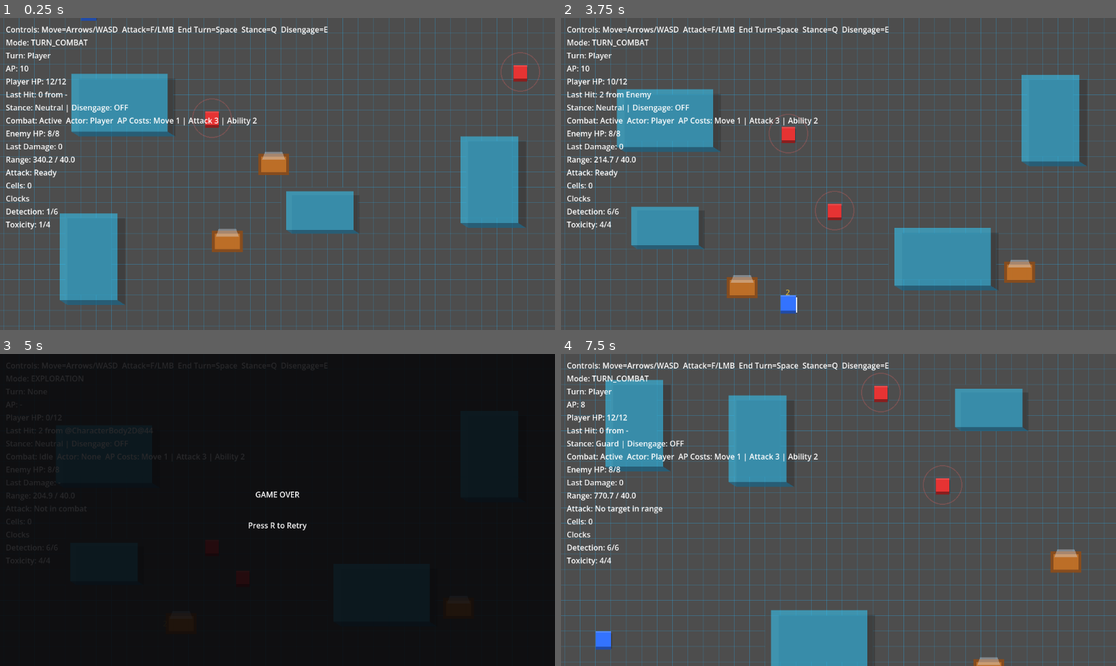
Above: before the commit, frames 1-4 (two rows, left to right).
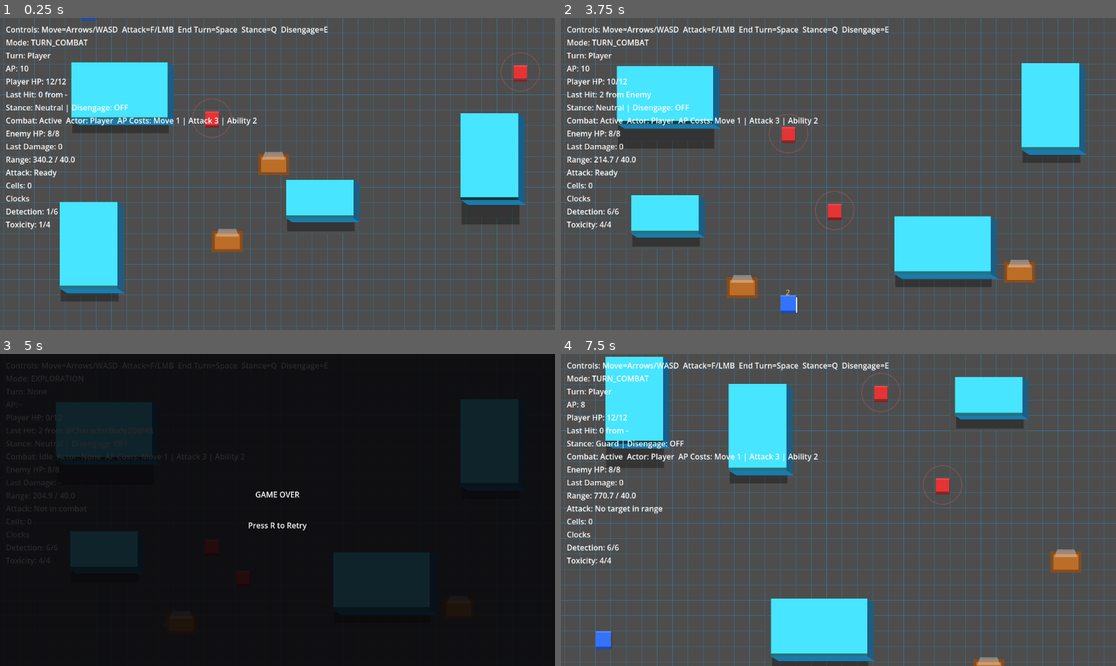
Above: after the commit, the same moments.

Repository: whelanworkmaster/cogs-and-catalysts
Game: Godot game, scene res://scenes/main.tscn
Two runs of this game, one before a commit and one after it. Both use one fixed random seed, a clock stepped at 60 frames per second and the inputs below.
Inputs (mouse positions are in pixels of both pictures, inside the frame that each line leads up to):
- Up to frame 1 (0.25 s): no input
- Up to frame 2 (3.75 s): tap Enter (ui_accept) at 0.5, 0.77, 1.52, 3.02 s; move the mouse to (960, 158) at 0.52 s; hold Right (ui_right) 0.53-1.28 s; tap F (attack) at 0.6, 1.35, 2.3, 3.05 s; click (960, 158) at 0.67 s; move the mouse to (727, 189) at 1.27 s; hold Down (ui_down) 1.28-2.03 s; move the mouse to (894, 105) at 2.02 s; hold Right (ui_right) 2.03-2.78 s; tap E (disengage) at 2.1 s; move the mouse to (810, 236) at 2.77 s; hold Up (ui_up) 2.78-3.53 s; tap Q (stance_cycle) at 2.85 s; click (810, 236) at 2.92 s; tap R at 3.5 s; move the mouse to (1005, 220) at 3.52 s; hold Left (ui_left) from 3.53 s (still down); tap Space at 3.6 s
- Up to frame 3 (5 s): keep holding Left (ui_left); tap Enter (ui_accept) at 3.77, 4.52 s; tap F (attack) at 3.8, 4.55 s; move the mouse to (111, 463) at 4.27 s; tap R at 4.35 s
- Up to frame 4 (7.5 s): tap R at 5, 7.25 s; move the mouse to (866, 510) at 5.02 s; release Left (ui_left) at 5.03 s; hold Down (ui_down) 5.03-5.78 s; tap F (attack) at 5.1, 5.85, 6.8 s; click (866, 510) at 5.17 s; move the mouse to (755, 432) at 5.77 s; hold Right (ui_right) 5.78-6.53 s; tap Enter (ui_accept) at 6.02, 6.77 s; move the mouse to (960, 494) at 6.52 s; hold Up (ui_up) 6.53-7.28 s; tap E (disengage) at 6.6 s; move the mouse to (727, 525) at 7.27 s; hold Right (ui_right) from 7.28 s (still down); tap Q (stance_cycle) at 7.35 s; click (727, 525) at 7.42 s

The runs differ from the first frame. In frame 1, 14% of the frame differs, in the area x 10-95%, y 0-92%; in frame 2, 15%, in the area x 10-95%, y 14-88%; in frame 3, 2.3%; in frame 4, 14%.

Commit message:
Add partial 2.5D elevation cues

Diff:
--- a/scenes/enemy.tscn
+++ b/scenes/enemy.tscn
@@ -1,10 +1,13 @@
-[gd_scene load_steps=4 format=3 uid="uid://c6d45ey1whev"]
+[gd_scene load_steps=5 format=3 uid="uid://c6d45ey1whev"]
 
 [ext_resource type="Script" path="res://scripts/actors/enemy.gd" id="1_1q8s0"]
 [ext_resource type="Script" path="res://scripts/ai/enemy_ai.gd" id="2_0g3w7"]
 
 [sub_resource type="RectangleShape2D" id="RectangleShape2D_9g8r1"]
 size = Vector2(28, 28)
+
+[sub_resource type="RectangleShape2D" id="RectangleShape2D_elev_detector"]
+size = Vector2(22, 22)
 
 [sub_resource type="CircleShape2D" id="CircleShape2D_attack"]
 radius = 40.0
@@ -16,6 +19,11 @@
 
 [node name="CollisionShape2D" type="CollisionShape2D" parent="."]
 shape = SubResource("RectangleShape2D_9g8r1")
+
+[node name="ElevationDetector" type="Area2D" parent="."]
+
+[node name="CollisionShape2D" type="CollisionShape2D" parent="ElevationDetector"]
+shape = SubResource("RectangleShape2D_elev_detector")
 
 [node name="AI" type="Node" parent="."]
 script = ExtResource("2_0g3w7")
--- a/scripts/actors/enemy.gd
+++ b/scripts/actors/enemy.gd
@@ -3,6 +3,7 @@
 class_name Enemy
 
 const DamagePopup = preload("res://scripts/ui/damage_popup.gd")
+const ElevationArea = preload("res://scripts/world/elevation_area.gd")
 const EnemyThreatVisual = preload("res://scripts/ui/enemy_threat_visual.gd")
 
 const MutagenicCell = preload("res://scripts/world/mutagenic_cell.gd")
@@ -14,10 +15,15 @@
 @export var attack_damage: int = 2
 @export var ranged_attack_range: float = 240.0
 @export var ranged_attack_damage: int = 2
+@export var elevation_sort_bias: int = 200
 var current_ap: int = 0
 var current_hp: int = 0
+var current_elevation: int = 0
+var current_elevation_height: float = 0.0
 @onready var ai = $AI
 @onready var attack_area: Area2D = $AttackArea
+@onready var elevation_detector: Area2D = $ElevationDetector
+var _visual_root: Node2D
 @onready var nav_agent: NavigationAgent2D = $NavigationAgent2D
 var _hit_tween: Tween
 
@@ -26,14 +32,22 @@
 	current_ap = max_ap
 	add_to_group("enemy")
 	_configure_attack_area()
+	elevation_detector.area_entered.connect(_on_elevation_area_entered)
+	elevation_detector.area_exited.connect(_on_elevation_area_exited)
 	_create_enemy_sprite()
+	_apply_elevation_visuals()
+	_update_depth_sort()
 	_create_threat_visual()
 	if CombatManager:
 		CombatManager.turn_started.connect(_on_turn_started)
 
+func _physics_process(_delta: float) -> void:
+	_update_depth_sort()
+
 func _create_enemy_sprite() -> void:
 	var sprite := $Sprite2D
 	_build_depth_block(sprite, Vector2(28, 28), Color(0.9, 0.2, 0.2), 6.0)
+	_apply_ground_shadow(sprite, Vector2(22, 12))
 
 func _build_depth_block(sprite: Node, size: Vector2, base_color: Color, depth: float) -> void:
 	if not sprite:
@@ -47,26 +61,56 @@
 	shadow.z_index = -3
 	sprite.add_child(shadow)
 
+	var visual_root := Node2D.new()
+	visual_root.name = "VisualRoot"
+	sprite.add_child(visual_root)
+	_visual_root = visual_root
+
 	var side := ColorRect.new()
 	side.size = Vector2(size.x, depth)
 	side.color = base_color.darkened(0.4)
 	side.position = Vector2(-size.x * 0.5, size.y * 0.5)
 	side.z_index = -1
-	sprite.add_child(side)
+	visual_root.add_child(side)
 
 	var top := ColorRect.new()
 	top.size = size
 	top.color = base_color
 	top.position = Vector2(-size.x * 0.5, -size.y * 0.5)
 	top.z_index = 0
-	sprite.add_child(top)
+	visual_root.add_child(top)
 
 	var highlight := ColorRect.new()
 	highlight.size = Vector2(size.x, 3.0)
 	highlight.color = Color(1.0, 1.0, 1.0, 0.12)
 	highlight.position = top.position
 	highlight.z_index = 1
-	sprite.add_child(highlight)
+	visual_root.add_child(highlight)
+
+func _apply_ground_shadow(sprite: Node, size: Vector2) -> void:
+	if not sprite:
+		return
+	var shadow := ColorRect.new()
+	shadow.name = "GroundShadow"
+	shadow.size = size
+	shadow.color = Color(0.0, 0.0, 0.0, 0.4)
+	shadow.position = Vector2(-size.x * 0.5, size.y * 0.5 - 4.0)
+	shadow.z_index = -4
+	sprite.add_child(shadow)
+
+func _on_elevation_area_entered(area: Area2D) -> void:
+	if area is ElevationArea:
+		current_elevation = area.elevation_level
+		current_elevation_height = area.elevation_height
+		_apply_elevation_visuals()
+		_update_depth_sort()
+
+func _on_elevation_area_exited(area: Area2D) -> void:
+	if area is ElevationArea and area.elevation_level == current_elevation:
+		current_elevation = 0
+		current_elevation_height = 0.0
+		_apply_elevation_visuals()
+		_update_depth_sort()
 
 func move_towards(target_position: Vector2, distance: float = 0.0) -> void:
 	var step := distance if distance > 0.0 else move_step
@@ -97,6 +141,8 @@
 func can_attack_ranged(target: Node) -> bool:
 	if not target:
 		return false
+	if target.has_method("get_elevation_level") and target.get_elevation_level() != current_elevation:
+		return false
 	if global_position.distance_to(target.global_position) > ranged_attack_range:
 		return false
 	return _has_clear_shot(target)
@@ -162,6 +208,9 @@
 func get_max_hp() -> int:
 	return max_hp
 
+func get_elevation_level() -> int:
+	return current_elevation
+
 func get_attack_contact_distance() -> float:
 	return attack_contact_distance
 
@@ -175,6 +224,8 @@
 	var targets: Array = []
 	for body in bodies:
 		if body != null and body.is_in_group("player"):
+			if body.has_method("get_elevation_level") and body.get_elevation_level() != current_elevation:
+				continue
 			targets.append(body)
 	return targets
 
@@ -214,6 +265,17 @@
 	var tween := create_tween()
 	tween.tween_property(sprite, "scale", Vector2(0.1, 0.1), 0.2)
 	tween.parallel().tween_property(sprite, "modulate:a", 0.0, 0.2)
+
+func _apply_elevation_visuals() -> void:
+	if _visual_root:
+		_visual_root.position = Vector2(0.0, -current_elevation_height)
+	else:
+		var sprite := $Sprite2D if has_node("Sprite2D") else null
+		if sprite:
+			sprite.position = Vector2(0.0, -current_elevation_height)
+
+func _update_depth_sort() -> void:
+	z_index = int(global_position.y) + current_elevation * elevation_sort_bias
 
 func _configure_attack_area() -> void:
 	if not attack_area:
@@ -246,7 +308,7 @@
 	var popup := DamagePopup.new()
 	popup.amount = amount
 	popup.color = color
-	popup.global_position = global_position + Vector2(0, -20)
+	popup.global_position = global_position + Vector2(0, -20 - current_elevation_height)
 	scene.add_child(popup)
 
 func _create_threat_visual() -> void:
--- a/scripts/player.gd
+++ b/scripts/player.gd
@@ -9,6 +9,7 @@
 # Movement variables
 @export var speed: float = 750.0
 @export var isometric_factor: float = 0.577  # tan(30°) for isometric projection
+@export var elevation_sort_bias: int = 200
 
 # Action Points system
 var current_ap: int = 10
@@ -39,8 +40,10 @@
 
 # Elevation tracking
 var current_elevation: int = 0
+var current_elevation_height: float = 0.0
 @onready var elevation_detector: Area2D = $ElevationDetector
 @onready var attack_area: Area2D = $AttackArea
+var _visual_root: Node2D
 
 # Movement vectors for 8-way isometric movement
 var movement_vectors = {
@@ -68,6 +71,8 @@
 		CombatManager.combat_ended.connect(_on_combat_ended)
 	# Create a basic visual representation
 	create_player_sprite()
+	_apply_elevation_visuals()
+	_update_depth_sort()
 
 func _physics_process(delta):
 	if _is_dead:
@@ -80,6 +85,7 @@
 		combat_move_cooldown_timer = max(0.0, combat_move_cooldown_timer - delta)
 	handle_movement()
 	handle_attack_input()
+	_update_depth_sort()
 
 func handle_turn_input():
 	if not CombatManager:
@@ -238,6 +244,8 @@
 	var best_distance := INF
 	for body in bodies:
 		if body == null or not body.is_in_group("enemy"):
+			continue
+		if body.has_method("get_elevation_level") and body.get_elevation_level() != current_elevation:
 			continue
 		var distance := global_position.distance_to(body.global_position)
 		if distance < best_distance:
@@ -332,6 +340,9 @@
 func get_current_hp() -> int:
 	return current_hp
 
+func get_elevation_level() -> int:
+	return current_elevation
+
 func get_max_hp() -> int:
 	return max_hp
 
@@ -368,6 +379,7 @@
 	"""Creates a faux-3D block so the player has depth."""
 	var sprite := $Sprite2D
 	_build_depth_block(sprite, Vector2(32, 32), Color(0.2, 0.45, 1.0), 6.0)
+	_apply_ground_shadow(sprite, Vector2(26, 14))
 
 func _build_depth_block(sprite: Node, size: Vector2, base_color: Color, depth: float) -> void:
 	if not sprite:
@@ -381,35 +393,57 @@
 	shadow.z_index = -3
 	sprite.add_child(shadow)
 
+	var visual_root := Node2D.new()
+	visual_root.name = "VisualRoot"
+	sprite.add_child(visual_root)
+	_visual_root = visual_root
+
 	var side := ColorRect.new()
 	side.size = Vector2(size.x, depth)
 	side.color = base_color.darkened(0.35)
 	side.position = Vector2(-size.x * 0.5, size.y * 0.5)
 	side.z_index = -1
-	sprite.add_child(side)
+	visual_root.add_child(side)
 
 	var top := ColorRect.new()
 	top.size = size
 	top.color = base_color
 	top.position = Vector2(-size.x * 0.5, -size.y * 0.5)
 	top.z_index = 0
-	sprite.add_child(top)
+	visual_root.add_child(top)
 
 	var highlight := ColorRect.new()
 	highlight.size = Vector2(size.x, 3.0)
 	highlight.color = Color(1.0, 1.0, 1.0, 0.15)
 	highlight.position = top.position
 	highlight.z_index = 1
-	sprite.add_child(highlight)
+	visual_root.add_child(highlight)
+
+func _apply_ground_shadow(sprite: Node, size: Vector2) -> void:
+	if not sprite:
+		return
+	var shadow := ColorRect.new()
+	shadow.name = "GroundShadow"
+	shadow.size = size
+	shadow.color = Color(0.0, 0.0, 0.0, 0.35)
+	shadow.position = Vector2(-size.x * 0.5, size.y * 0.5 - 4.0)
+	shadow.z_index = -4
+	sprite.add_child(shadow)
 
 func _on_elevation_area_entered(area: Area2D):
 	if area is ElevationArea:
 		current_elevation = area.elevation_level
+		current_elevation_height = area.elevation_height
+		_apply_elevation_visuals()
+		_update_depth_sort()
 		print("Entered elevation ", current_elevation)
 
 func _on_elevation_area_exited(area: Area2D):
 	if area is ElevationArea and area.elevation_level == current_elevation:
 		current_elevation = 0
+		current_elevation_height = 0.0
+		_apply_elevation_visuals()
+		_update_depth_sort()
 		print("Exited elevation; now ", current_elevation)
 
 func _configure_attack_area() -> void:
@@ -429,6 +463,17 @@
 	if current_stance == Stance.GUARD:
 		return 1
 	return 0
+
+func _apply_elevation_visuals() -> void:
+	if _visual_root:
+		_visual_root.position = Vector2(0.0, -current_elevation_height)
+	else:
+		var sprite := $Sprite2D if has_node("Sprite2D") else null
+		if sprite:
+			sprite.position = Vector2(0.0, -current_elevation_height)
+
+func _update_depth_sort() -> void:
+	z_index = int(global_position.y) + current_elevation * elevation_sort_bias
 
 func handle_stance_input() -> void:
 	if not CombatManager or not CombatManager.active_combat:
@@ -512,5 +557,5 @@
 	var popup := DamagePopup.new()
 	popup.amount = amount
 	popup.color = color
-	popup.global_position = global_position + Vector2(0, -20)
+	popup.global_position = global_position + Vector2(0, -20 - current_elevation_height)
 	scene.add_child(popup)
--- a/scripts/world/elevation_area.gd
+++ b/scripts/world/elevation_area.gd
@@ -3,3 +3,101 @@
 class_name ElevationArea
 
 @export var elevation_level: int = 0
+@export var elevation_height: float = 24.0
+@export var shadow_offset: Vector2 = Vector2(6.0, 8.0)
+@export var shadow_alpha: float = 0.32
+@export var shadow_scale: Vector2 = Vector2.ONE
+@export var underhang_alpha: float = 0.5
+@export var top_tint: Color = Color(0.28, 0.9, 1.0, 1.0)
+@export var side_tint: Color = Color(0.1, 0.5, 0.7, 0.95)
+@export var right_face_tint: Color = Color(0.08, 0.38, 0.55, 0.85)
+@export var right_face_offset_scale: Vector2 = Vector2(0.55, 0.35)
+
+func _ready() -> void:
+	_apply_depth_styling()
+
+func _apply_depth_styling() -> void:
+	if elevation_height == 0.0:
+		return
+	var zone_visual := get_node_or_null("ZoneVisual")
+	if zone_visual and zone_visual is Node2D:
+		zone_visual.position.y -= elevation_height
+		if zone_visual is Polygon2D:
+			(zone_visual as Polygon2D).color = top_tint
+	var zone_side := get_node_or_null("ZoneSide")
+	if zone_side and zone_side is Node2D:
+		zone_side.position.y -= elevation_height
+		if zone_side is Polygon2D:
+			(zone_side as Polygon2D).color = side_tint
+	var zone_shadow := get_node_or_null("ZoneShadow")
+	if zone_shadow and zone_shadow is Node2D:
+		zone_shadow.z_index = -10
+		zone_shadow.position = Vector2.ZERO
+		if zone_shadow is Polygon2D and zone_visual and zone_visual is Polygon2D:
+			(zone_shadow as Polygon2D).polygon = (zone_visual as Polygon2D).polygon
+		var offset := shadow_offset
+		offset.x = maxf(0.0, shadow_offset.x - elevation_height * 0.15)
+		offset.y = maxf(0.0, shadow_offset.y - elevation_height * 0.2)
+		zone_shadow.position = offset
+		if zone_shadow is Polygon2D:
+			var poly := zone_shadow as Polygon2D
+			var c := poly.color
+			poly.color = Color(c.r, c.g, c.b, shadow_alpha)
+	_apply_underhang()
+	_apply_right_face()
+
+func _apply_underhang() -> void:
+	var zone_visual := get_node_or_null("ZoneVisual")
+	if not (zone_visual and zone_visual is Polygon2D):
+		return
+	var poly := zone_visual as Polygon2D
+	if poly.polygon.size() < 2:
+		return
+	var bottom_y: float = poly.polygon[0].y
+	var min_x: float = poly.polygon[0].x
+	var max_x: float = poly.polygon[0].x
+	for point in poly.polygon:
+		if point.y > bottom_y:
+			bottom_y = point.y
+		min_x = minf(min_x, point.x)
+		max_x = maxf(max_x, point.x)
+	var band_height: float = maxf(6.0, elevation_height * 0.25)
+	var band := Polygon2D.new()
+	band.name = "Underhang"
+	band.color = Color(0.0, 0.0, 0.0, underhang_alpha)
+	band.polygon = PackedVector2Array([
+		Vector2(min_x, bottom_y - band_height),
+		Vector2(max_x, bottom_y - band_height),
+		Vector2(max_x, bottom_y),
+		Vector2(min_x, bottom_y)
+	])
+	zone_visual.add_child(band)
+
+func _apply_right_face() -> void:
+	var zone_visual := get_node_or_null("ZoneVisual")
+	if not (zone_visual and zone_visual is Polygon2D):
+		return
+	var poly := zone_visual as Polygon2D
+	if poly.polygon.size() < 2:
+		return
+	var top_y: float = poly.polygon[0].y
+	var bottom_y: float = poly.polygon[0].y
+	var max_x: float = poly.polygon[0].x
+	for point in poly.polygon:
+		if point.y < top_y:
+			top_y = point.y
+		if point.y > bottom_y:
+			bottom_y = point.y
+		if point.x > max_x:
+			max_x = point.x
+	var offset := Vector2(elevation_height * right_face_offset_scale.x, elevation_height * right_face_offset_scale.y)
+	var face := Polygon2D.new()
+	face.name = "RightFace"
+	face.color = right_face_tint
+	face.polygon = PackedVector2Array([
+		Vector2(max_x, top_y),
+		Vector2(max_x, bottom_y),
+		Vector2(max_x + offset.x, bottom_y + offset.y),
+		Vector2(max_x + offset.x, top_y + offset.y)
+	])
+	zone_visual.add_child(face)
